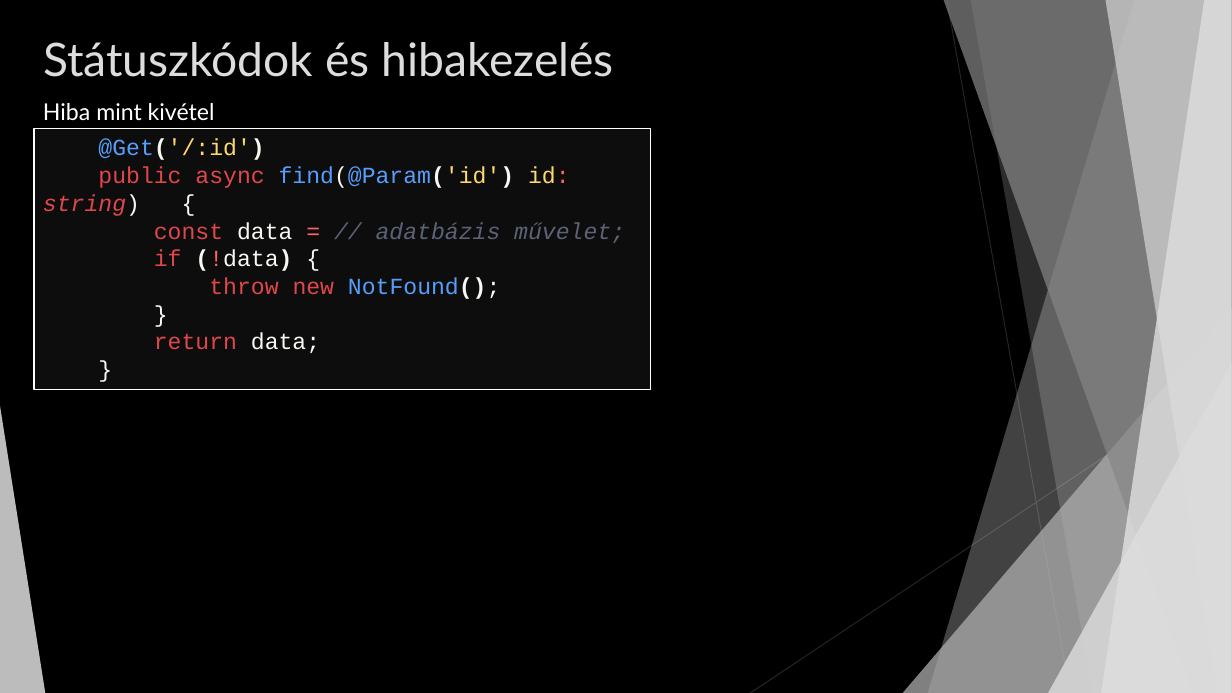
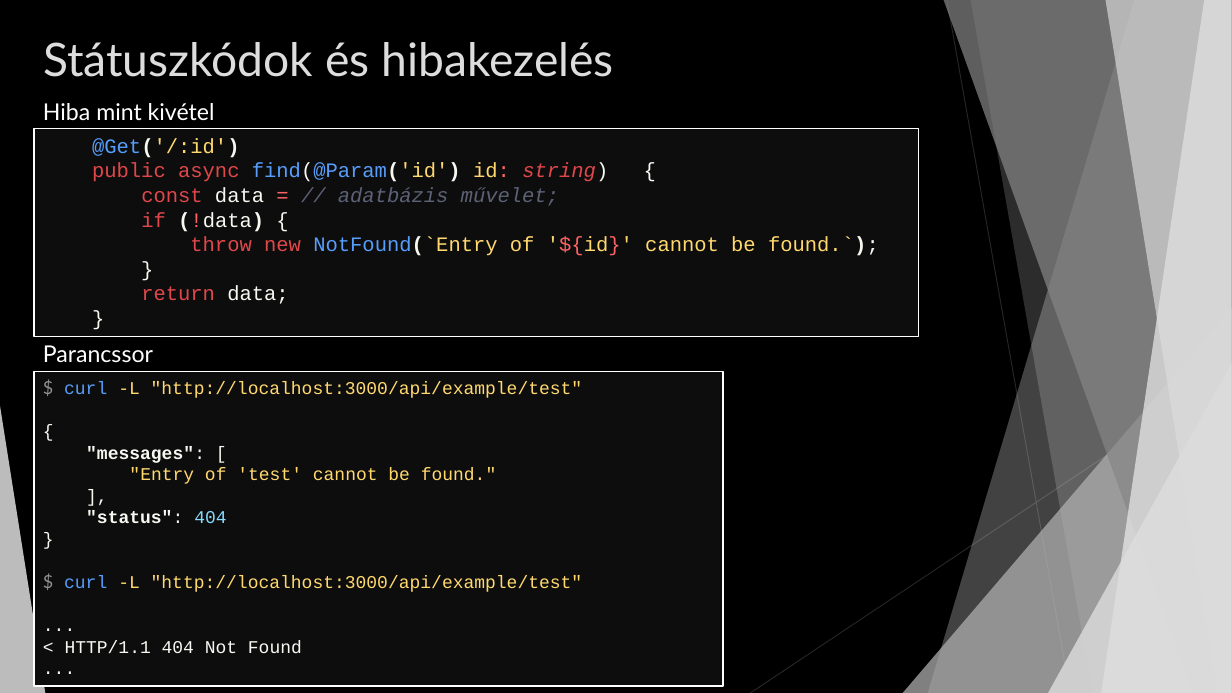
Before and after one commit to niklierik/zv, a slide deck: slide 16 of js_backend_presentation.pptx (slide 17 before the commit). Drawn at 1232x693 pixels with LibreOffice and Linux fonts; fonts in the diff are those of the drawing. Boxes give left, top, right and bottom in pixels: in the first picture for what was removed or moved away, otherwise in the second. Text is boxed around its words. In the diff, an @@ line names an element or a change of style, - is before the commit and + after.

```diff
--- a/js_backend_presentation.pptx
+++ b/js_backend_presentation.pptx
@@ rectangle "@Get('/:id')": place and size @@
-rectangle "@Get('/:id')" at (34,128,651,390)
+rectangle "@Get('/:id')" at (34,128,919,337)
@@ text in rectangle at (92,138,608,304): size 18 to 16 pt in "@Get('/:id')", "public async find(@Param('id') id: string) {", "const data = // adatbázis művelet;", "if (!data) {" and 3 more places @@
@@ text in rectangle at (190,237,879,256): text changed; size 18 to 16 pt; text colour #E0474B to #FFD86E @@
-throw new NotFound();
+throw new NotFound(`Entry of '${id}' cannot be found.`);
@@ text added at (43,345,153,363), 18 pt, text #FFFFFF @@
+Parancssor
@@ rectangle added at (34,372,724,686), fill #0D0D0D, outline #FFFFFF 1 pt, 14 pt, text #FFD86E @@
+$ curl -L "http://localhost:3000/api/example/test"
+{
+"messages": [
+"Entry of 'test' cannot be found."
+],
+"status": 404
+}
+$ curl -L "http://localhost:3000/api/example/test"
+...
+< HTTP/1.1 404 Not Found
+...
```
Also in this commit, not shown: 4 other slides changed, 3 slides added, 1 slide removed.
